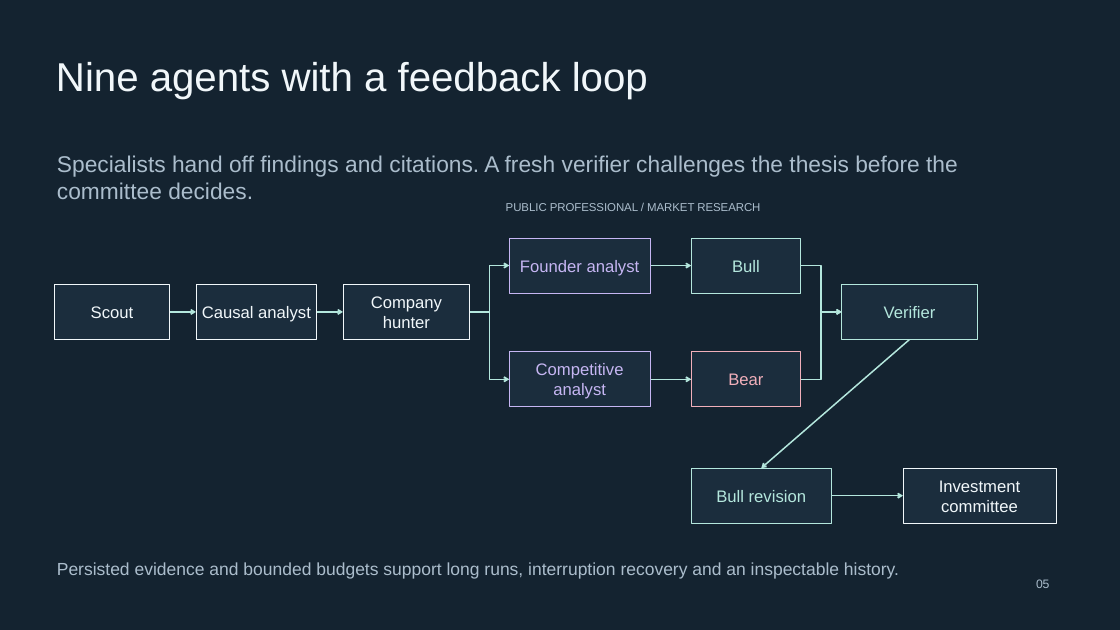
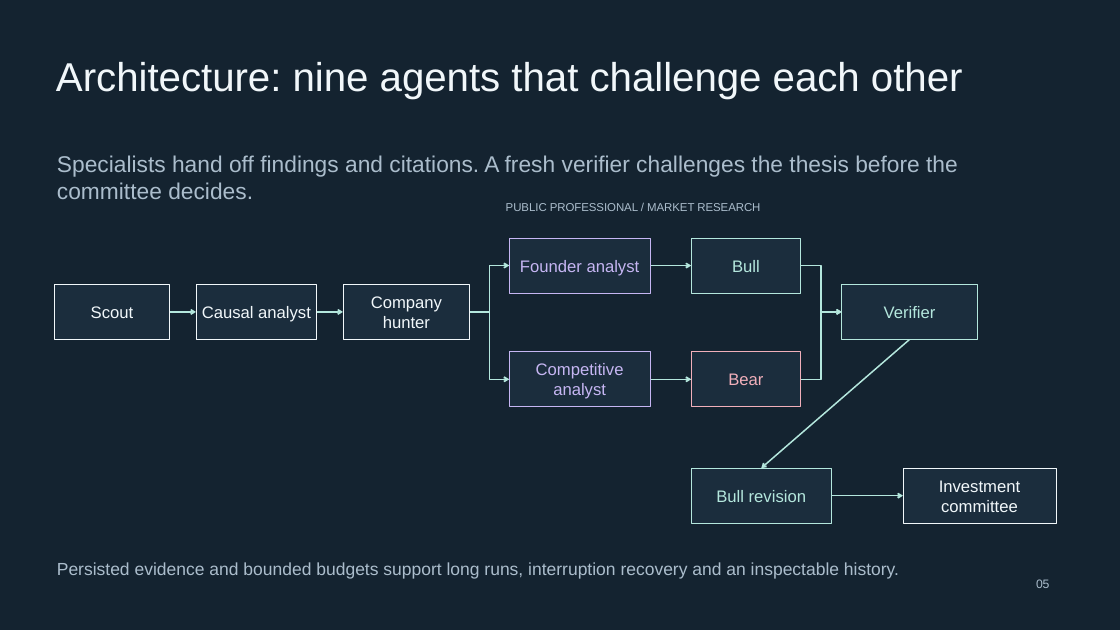
Before and after one commit to eliott-crypto/PARALLAX, a slide deck: slide 5 of docs/submission/pitch.pptx. Drawn at 1120x630 pixels with LibreOffice and Linux fonts; fonts in the diff are those of the drawing. Boxes give left, top, right and bottom in pixels: in the first picture for what was removed or moved away, otherwise in the second. Text is boxed around its words. In the diff, an @@ line names an element or a change of style, - is before the commit and + after.

```diff
--- a/docs/submission/pitch.pptx
+++ b/docs/submission/pitch.pptx
@@ text at [56, 62, 963, 99]: text changed @@
-Nine agents with a feedback loop
+Architecture: nine agents that challenge each other
```
Also in this commit, not shown: 2 other slides changed, 2 slides added, 2 slides removed, 6 other files.
